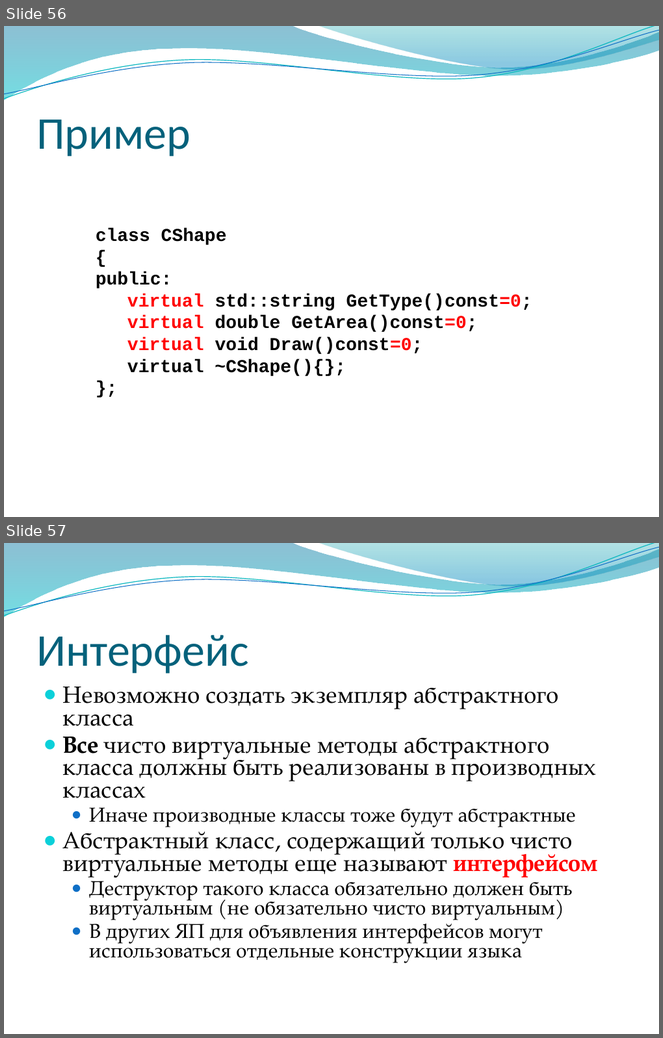
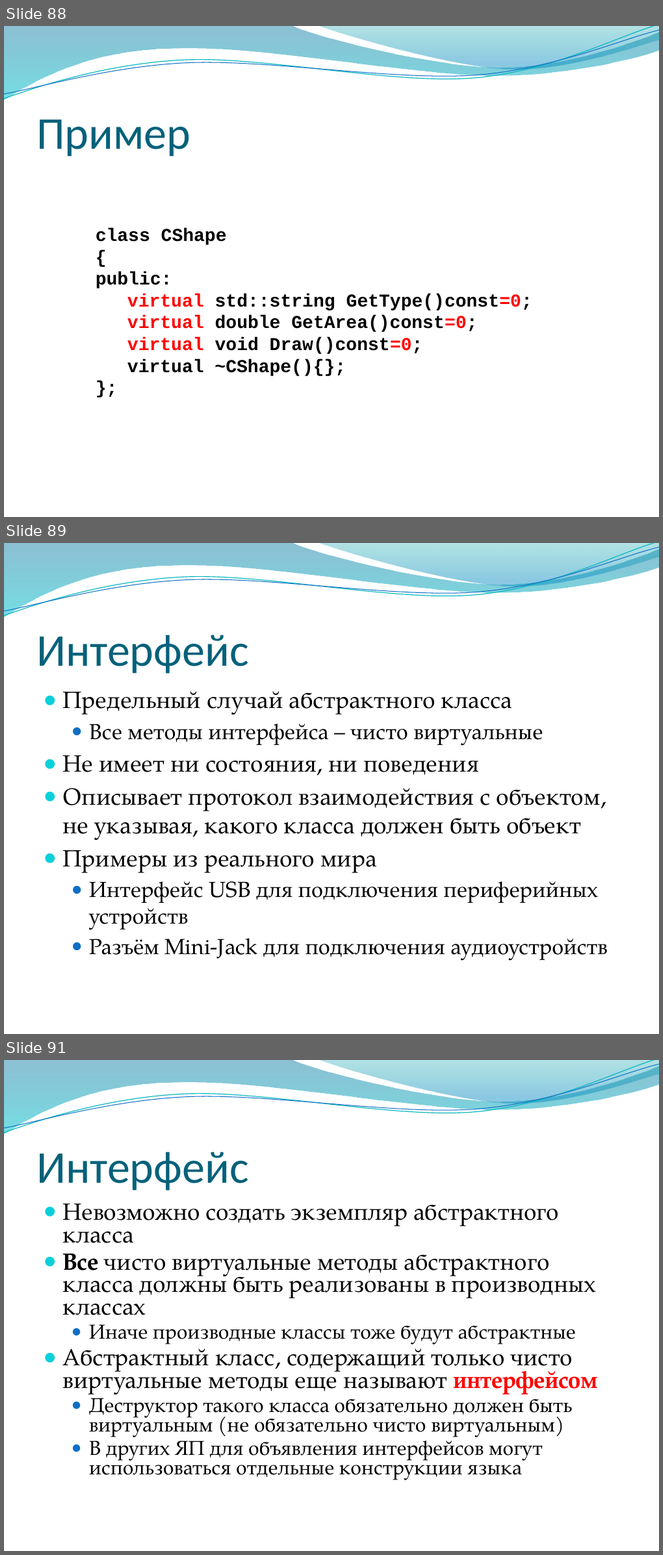
Before and after one commit to alexey-malov/oop, a slide deck: lectures/03/Наследование и полиморфизм.pptx. Shown one above the other, each under a label of ours: slides 56 and 57 before the commit, slides 88, 89 and 91 after it; the slides between them are not shown. The pictures are 663x1038 and 663x1555 pixels, drawn with LibreOffice and Linux fonts; fonts in the diff are those of the drawing; background and template pictures are left out. Boxes give left, top, right and bottom in pixels: in the first picture for what was removed or moved away, otherwise in the second. Text is boxed around its words. In the diff, an @@ line names an element or a change of style, - is before the commit and + after.

```diff
--- a/lectures/03/Наследование и полиморфизм.pptx
+++ b/lectures/03/Наследование и полиморфизм.pptx
@@ slide 89 added at [4,543,659,1034], background picture (left out); not listed: 4 template elements that a slide beside it also shows @@
@@ title added at [36,635,248,674], 50 pt, text #04617B @@
+Интерфейс
@@ text added at [63,691,608,960], 26 pt, text #000000 @@
+● Предельный случай абстрактного класса
+  ● Все методы интерфейса – чисто виртуальные
+● Не имеет ни состояния, ни поведения
+● Описывает протокол взаимодействия с объектом, не указывая, какого класса должен быть объект
+● Примеры из реального мира
+  ● Интерфейс USB для подключения периферийных устройств
+  ● Разъём Mini-Jack для подключения аудиоустройств
@@ what was slide 56 is now slide 88 @@
@@ what was slide 57 is now slide 91 @@
```
Also in this commit, not shown: 18 slides changed, 33 other slides added, 2 other files.
